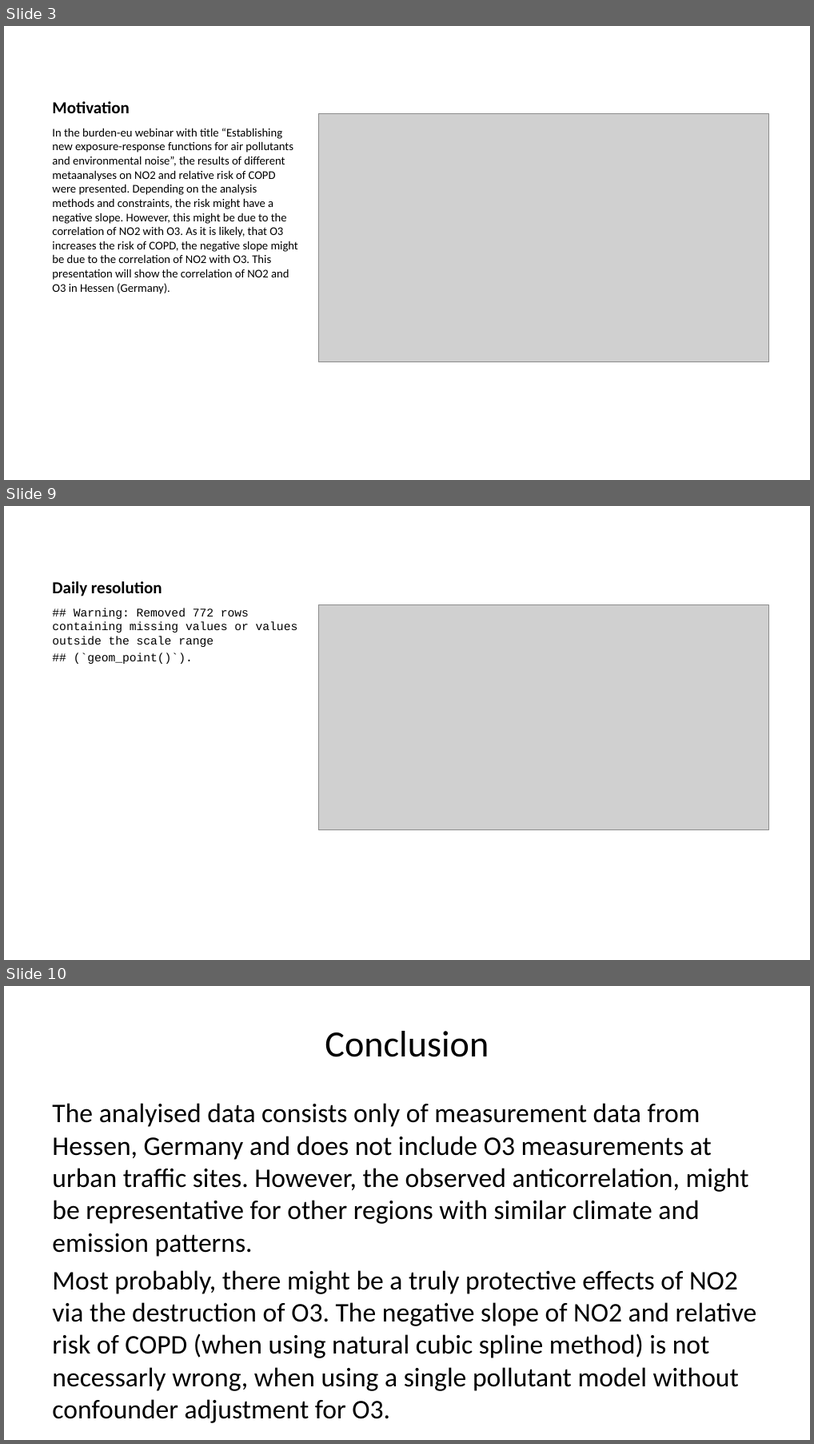
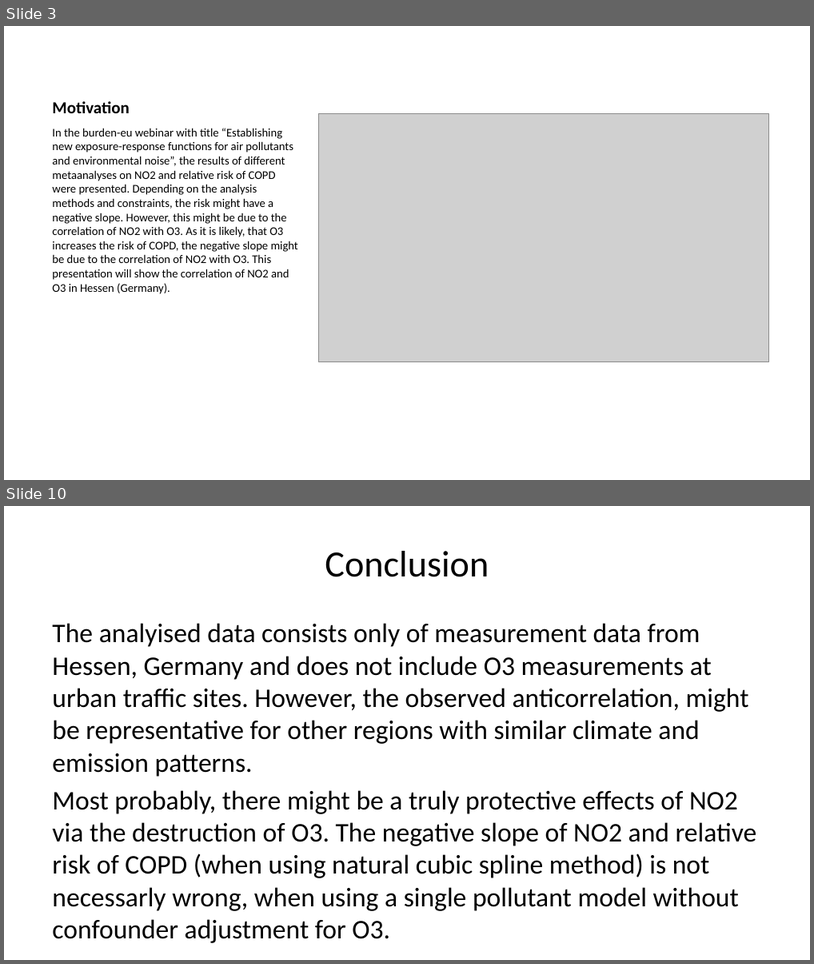
Before and after one commit to Ma-Loma/Antikor, a slide deck: VglO3NO2.pptx. Shown one above the other, each under a label of ours: slides 3, 9 and 10 before the commit, slides 3 and 10 after it; the slides between them are not shown. The pictures are 814x1444 and 814x964 pixels, drawn with LibreOffice and Linux fonts; fonts in the diff are those of the drawing; grey boxes stand for pictures. Boxes give left, top, right and bottom in pixels: in the first picture for what was removed or moved away, otherwise in the second. Text is boxed around its words. In the diff, an @@ line names an element or a change of style, - is before the commit and + after.

```diff
--- a/VglO3NO2.pptx
+++ b/VglO3NO2.pptx
@@ slide 9 removed at [4,506,810,960], background #FFFFFF @@
@@ title removed at [52,581,162,596] @@
-Daily resolution
@@ text removed at [52,608,298,664] @@
-## Warning: Removed 772 rows containing missing values or values outside the scale range
-## (`geom_point()`).
@@ picture removed at [318,604,769,829] @@
```
Also in this commit, not shown: 5 slides changed, 3 slides added, 1 other slide removed, 3 other files.
